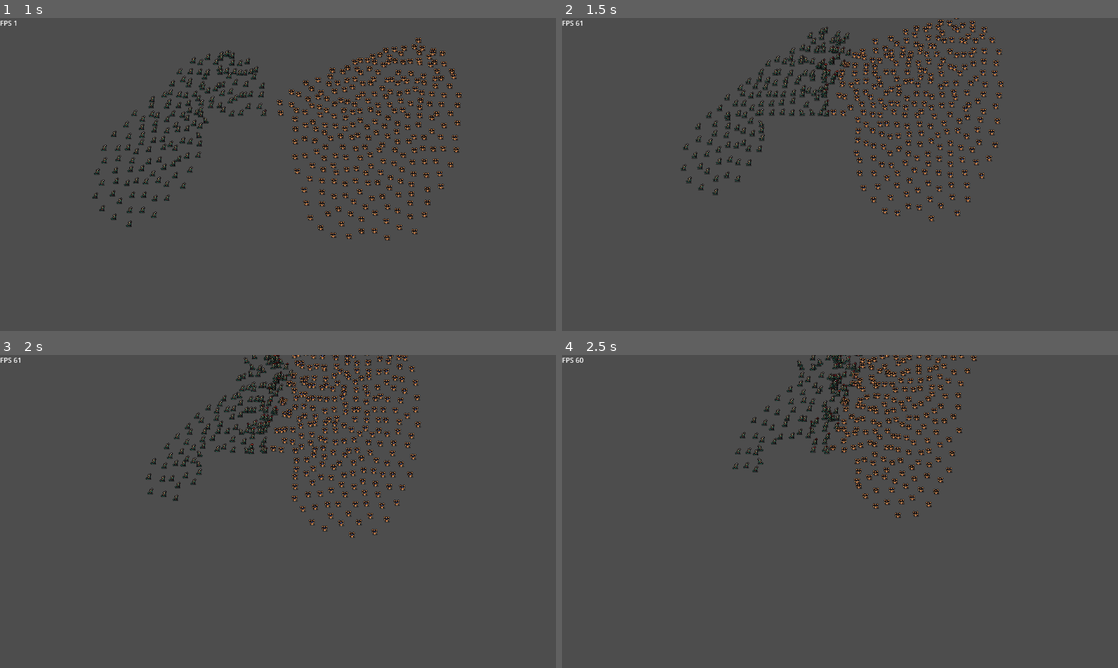
Above: before the commit, frames 1-4 (two rows, left to right).
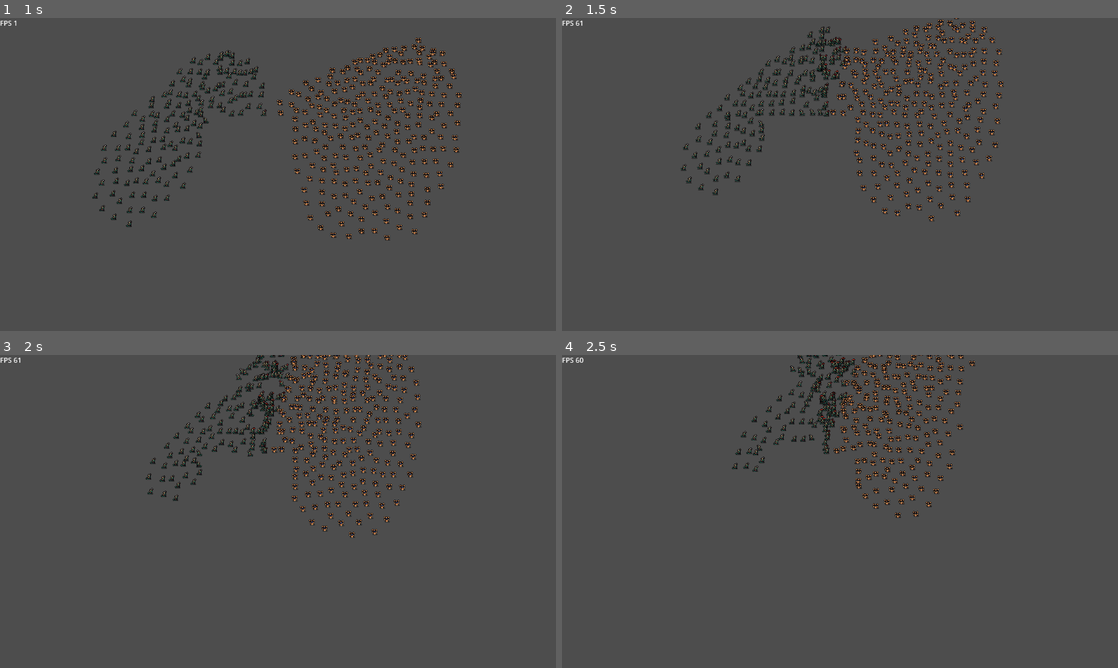
Above: after the commit, the same moments.

Repository: Snayff/nqp3
Game: Godot game, scene res://scenes/stages/combat/stage_combat.tscn
Same seed, same stepped clock (60 frames per second), same inputs: the game is played once before the commit and once after it.
Inputs (mouse positions are in pixels of both pictures, inside the frame that each line leads up to):
- Up to frame 1 (1 s): move the mouse to (400, 158) at 0.52 s; click (400, 158) at 0.67 s
- Up to frame 2 (1.5 s): move the mouse to (728, 190) at 1.27 s; click (728, 190) at 1.42 s
- Up to frame 3 (2 s): no input
- Up to frame 4 (2.5 s): move the mouse to (895, 442) at 2.02 s; click (895, 442) at 2.17 s

Frame 1 is identical in both runs. In frame 2, 1.4% of the frame differs, in the area x 40-71%, y 0-32%; in frame 3, 4.8%; in frame 4, 5.0%, in the area x 30-75%, y 0-45%.

Commit message:
Clean up branch for merging

Diff:
--- a/XD.gd
+++ /dev/null
@@ -1,7 +0,0 @@
-extends Node
-
-var yes : bool = true
-var actual_count : int = 0
-
-#func _physics_process(delta):
-#	print("Acount: ", actual_count)
--- a/hashgrid/hashgrid.gd
+++ b/hashgrid/hashgrid.gd
@@ -19,7 +19,6 @@
 		if not hash_grid.has(tile):
 			hash_grid[tile] = []
 		hash_grid[tile].append(actor)
-		actor.get_node("Label").text = str(tile)
 
 	for tile in hash_grid.keys():
 		var supa_list : Array
--- a/project.godot
+++ b/project.godot
@@ -23,7 +23,6 @@
 RefData="*res://scripts/globals/ref_data.gd"
 SignalBus="*res://scripts/globals/signal_bus.gd"
 Utility="*res://scripts/globals/utility.gd"
-Xd="*res://XD.gd"
 Hashgrid="*res://hashgrid/hashgrid.gd"
 
 [display]
--- a/scenes/entities/actor/actor.gd
+++ b/scenes/entities/actor/actor.gd
@@ -92,20 +92,11 @@
 
 ######### SETUP #############
 
-var the_chosen : bool = false
-
 func _ready() -> void:
-
-	Xd.actual_count += 1
-	if Xd.yes:
-		the_chosen = true
-		Xd.yes = false
-
 	uid = Utility.generate_id()
 
 	_ai = BaseAI.new()  # TODO: should be added in factory based on unit data
 	add_child(_ai)
-
 
 
 ## post _ready setup
@@ -152,7 +143,6 @@
 func update_state() -> void:
 	# if we have target, move towards them, else get new
 	if _target != null:
-
 		# attack if in range, else move closer
 		_navigation_agent.target_position = _target.global_position
 		var in_attack_range : bool = _navigation_agent.distance_to_target() <= stats.attack_range
@@ -219,7 +209,7 @@
 	var social_distancing_force : Vector2
 
 	var social_loop_limit : int = 7
-	var distance_to_target : float = _target.global_position.distance_squared_to(self.global_position)
+	var distance_to_target : float = _target.global_position.distance_to(self.global_position)
 
 	for i in mini(neighbours.size(), social_loop_limit):
 		var neighbour = neighbours[i]
@@ -330,8 +320,6 @@
 
 ## get new target and update _ai and nav's target
 func refresh_target() -> void:
-	if the_chosen:
-		print("Refreshing is happening ", Time.get_ticks_msec())
 	# disconnect from current signals on target
 	if _target:
 		_target.no_longer_targetable.disconnect(refresh_target)
--- a/scenes/entities/actor/actor.tscn
+++ b/scenes/entities/actor/actor.tscn
@@ -43,13 +43,5 @@
 collision_mask = 4
 monitoring = false
 
-[node name="Label" type="Label" parent="."]
-visible = false
-offset_left = -11.0
-offset_top = -10.0
-offset_right = 29.0
-offset_bottom = 16.0
-text = "XD"
-
 [connection signal="animation_finished" from="AnimatedSprite2D" to="." method="process_animation_completion"]
 [connection signal="animation_looped" from="AnimatedSprite2D" to="." method="process_animation_completion"]
Not shown, removed: notes.txt
